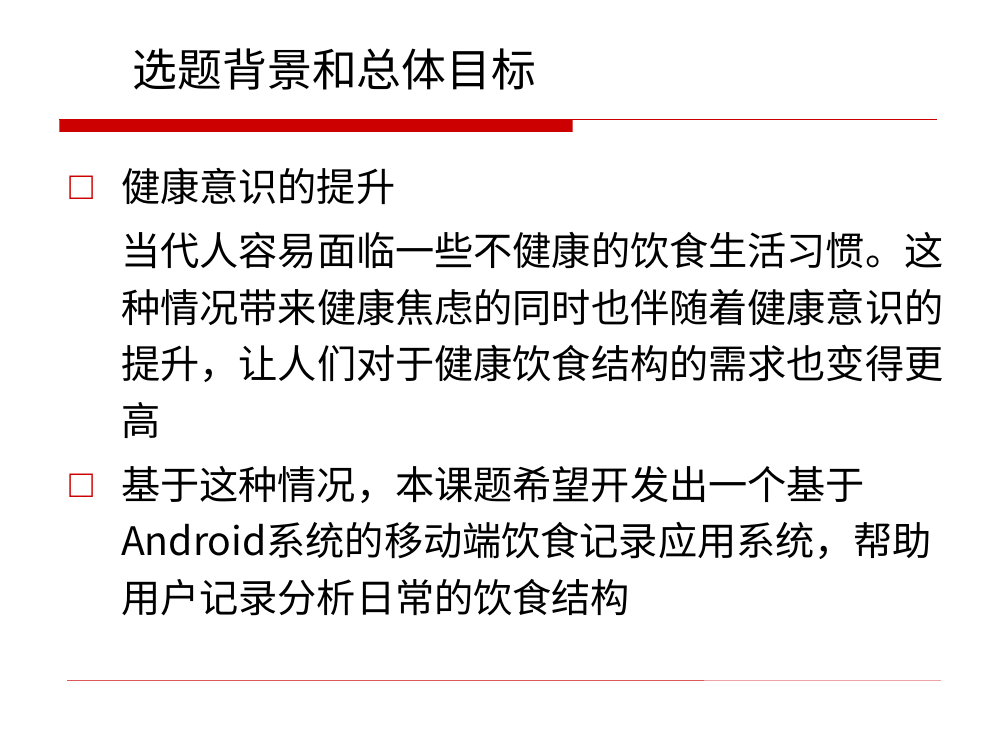
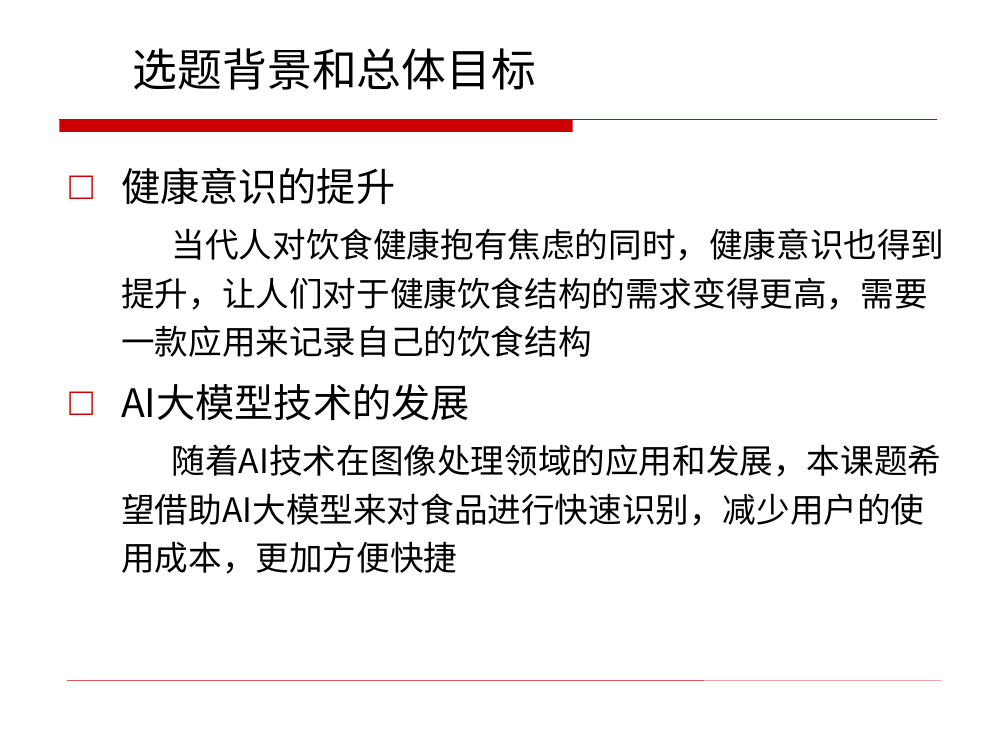
Before and after one commit to bensaku/ikun-home, a slide deck: slide 3 of 毕业设计/2021215239-王珂-软件学院本科毕业设计汇报检查PPT（第1次）.pptx. Drawn at 1008x756 pixels with LibreOffice and Linux fonts; fonts in the diff are those of the drawing; background and template pictures are left out. Boxes give left, top, right and bottom in pixels: in the first picture for what was removed or moved away, otherwise in the second. Text is boxed around its words. In the diff, an @@ line names an element or a change of style, - is before the commit and + after.

Commit message:
ppt

```diff
--- a/毕业设计/2021215239-王珂-软件学院本科毕业设计汇报检查PPT（第1次）.pptx
+++ b/毕业设计/2021215239-王珂-软件学院本科毕业设计汇报检查PPT（第1次）.pptx
@@ text at [121,228,945,574]: text changed; size 28 to 24 pt @@
-  当代人容易面临一些不健康的饮食生活习惯。这种情况带来健康焦虑的同时也伴随着健康意识的提升，让人们对于健康饮食结构的需求也变得更高
-□ 基于这种情况，本课题希望开发出一个基于Android系统的移动端饮食记录应用系统，帮助用户记录分析日常的饮食结构
+  当代人对饮食健康抱有焦虑的同时，健康意识也得到提升，让人们对于健康饮食结构的需求变得更高，需要一款应用来记录自己的饮食结构
+□ AI大模型技术的发展
+  随着AI技术在图像处理领域的应用和发展，本课题希望借助AI大模型来对食品进行快速识别，减少用户的使用成本，更加方便快捷
```
Also in this commit, not shown: 5 other slides changed, 3 slides added.
